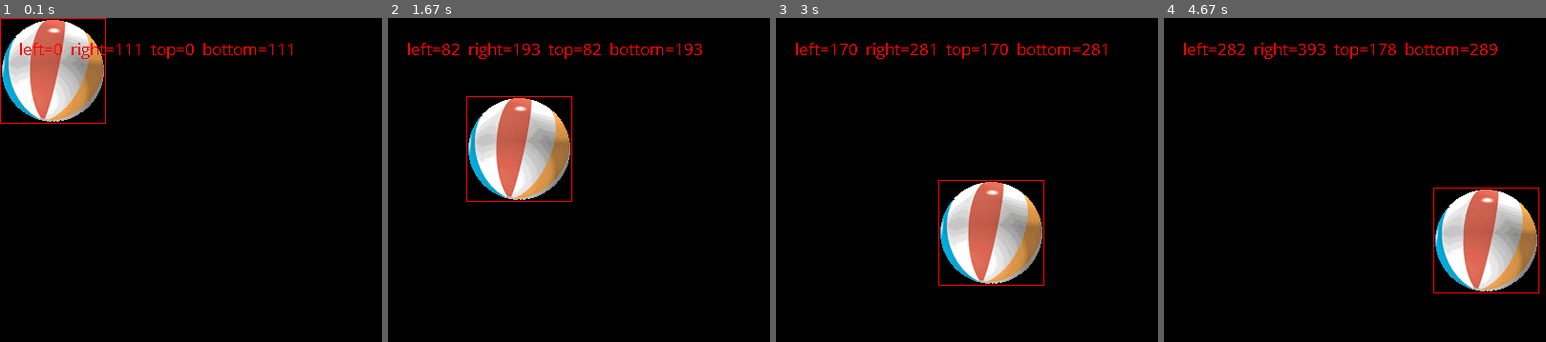
Above: before the commit, frames 1-4 (left to right).
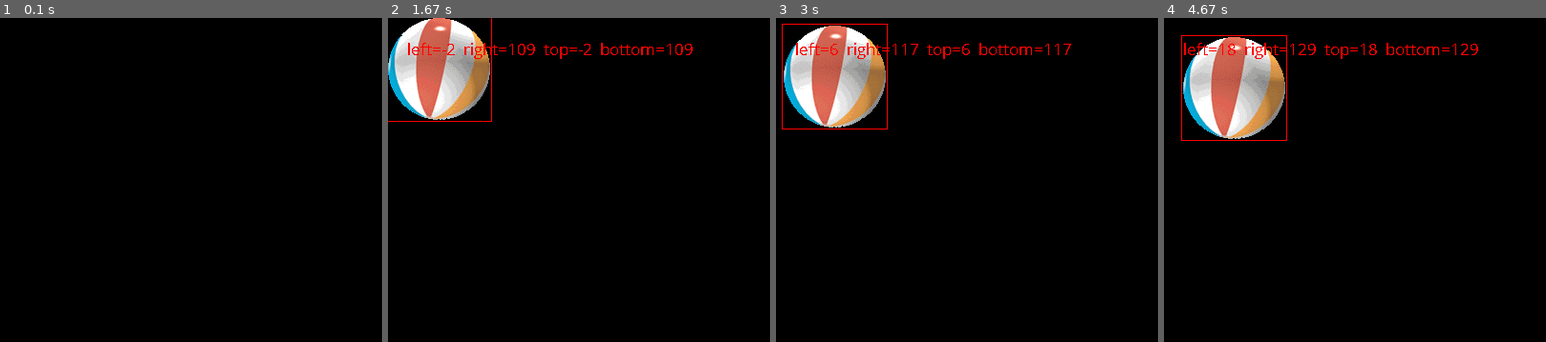
Above: after the commit, the same moments.

Repository: user-ic/pygame-stuff
Game: pygame game, started from samples/sample1.py
The game is run twice, just before and just after one commit, with the same random seed, the same clock (stepped at 60 frames per second) and the same inputs.
Inputs:
- Up to frame 1 (0.1 s): no input
- Up to frame 2 (1.67 s): hold R 0.33-0.8 s
- Up to frame 3 (3 s): no input
- Up to frame 4 (4.67 s): no input

The runs differ from the first frame. In frame 1, 7.2% of the frame differs, in the area x 0-77%, y 0-33%; in frame 2, 14%; in frame 3, 14%; in frame 4, 14%, in the area x 4-99%, y 5-85%.

Commit message:
chore(organize directory)

Diff:
--- a/sample0.py
+++ b/samples/sample0.py
@@ -7,7 +7,7 @@
 
 screen = pygame.display.set_mode(size)
 
-ball = pygame.image.load("intro_ball.gif")
+ball = pygame.image.load("assets\intro_ball.gif")
 ballrect = ball.get_rect()
 
 while True:
--- a/sample2.py
+++ b/samples/sample1.py
@@ -1,9 +1,7 @@
 import sys
 import pygame
 
-'''
-    stop\start movement
-'''
+
 
 
 def main():
@@ -19,11 +17,10 @@
 
     screen = pygame.display.set_mode(size)
 
-    ball = pygame.image.load("intro_ball.gif")
+    ball = pygame.image.load("assets\intro_ball.gif")
     ballrect = ball.get_rect()
 
     color = (255,0,0)
-    moveBall = False
 
     while True:
 
@@ -31,20 +28,22 @@
 
             if event.type == pygame.QUIT or (event.type == pygame.KEYDOWN and event.key == ord ( "q" )):
                 sys.exit()
+            # elif event.type == pygame.KEYDOWN and event.key == ord ( "w" ):
+            #     speed[1] = -speed[1]
+            # elif event.type == pygame.KEYDOWN and event.key == ord ( "a" ):
+            #     speed[1] = -speed[1]
+            # elif event.type == pygame.KEYDOWN and event.key == ord ( "s" ):
+            #     speed[1] = -speed[1]
+            # elif event.type == pygame.KEYDOWN and event.key == ord ( "d" ):
+            #     speed[1] = -speed[1]
             elif event.type == pygame.KEYDOWN and event.key == ord ( "r" ):
-                moveBall = True
                 speed[0] = -speed[0]
                 speed[1] = -speed[1]
                 break
-            elif event.type == pygame.KEYDOWN and event.key == ord ( "o" ):
-                moveBall = True
-                break
-            elif event.type == pygame.KEYDOWN and event.key == ord ( "p" ):
-                moveBall = False
-                break
 
-        if moveBall:
-            ballrect = ballrect.move(speed)
+
+        ballrect = ballrect.move(speed)
+
 
         # left right move in relation to x
         # top bottom move in relation to y
@@ -55,7 +54,7 @@
             speed[1] = -speed[1]
 
 
-        pygame.time.wait(30)
+        pygame.time.wait(300)
 
         screen.fill(black)
         screen.blit(ball, ballrect)
--- a/sample1.py
+++ b/samples/sample2.py
@@ -1,7 +1,9 @@
 import sys
 import pygame
 
-
+'''
+    stop\start movement
+'''
 
 
 def main():
@@ -17,10 +19,11 @@
 
     screen = pygame.display.set_mode(size)
 
-    ball = pygame.image.load("intro_ball.gif")
+    ball = pygame.image.load("assets\intro_ball.gif")
     ballrect = ball.get_rect()
 
     color = (255,0,0)
+    moveBall = False
 
     while True:
 
@@ -28,22 +31,20 @@
 
             if event.type == pygame.QUIT or (event.type == pygame.KEYDOWN and event.key == ord ( "q" )):
                 sys.exit()
-            # elif event.type == pygame.KEYDOWN and event.key == ord ( "w" ):
-            #     speed[1] = -speed[1]
-            # elif event.type == pygame.KEYDOWN and event.key == ord ( "a" ):
-            #     speed[1] = -speed[1]
-            # elif event.type == pygame.KEYDOWN and event.key == ord ( "s" ):
-            #     speed[1] = -speed[1]
-            # elif event.type == pygame.KEYDOWN and event.key == ord ( "d" ):
-            #     speed[1] = -speed[1]
             elif event.type == pygame.KEYDOWN and event.key == ord ( "r" ):
+                moveBall = True
                 speed[0] = -speed[0]
                 speed[1] = -speed[1]
                 break
+            elif event.type == pygame.KEYDOWN and event.key == ord ( "o" ):
+                moveBall = True
+                break
+            elif event.type == pygame.KEYDOWN and event.key == ord ( "p" ):
+                moveBall = False
+                break
 
-
-        ballrect = ballrect.move(speed)
-
+        if moveBall:
+            ballrect = ballrect.move(speed)
 
         # left right move in relation to x
         # top bottom move in relation to y
@@ -54,7 +55,7 @@
             speed[1] = -speed[1]
 
 
-        pygame.time.wait(300)
+        pygame.time.wait(30)
 
         screen.fill(black)
         screen.blit(ball, ballrect)
--- a/sample3.py
+++ b/samples/sample3.py
@@ -19,7 +19,7 @@
 
     screen = pygame.display.set_mode(size)
 
-    ball = pygame.image.load("intro_ball.gif")
+    ball = pygame.image.load("assets\intro_ball.gif")
     ballrect = ball.get_rect()
 
     color = (255,0,0)
--- a/sample4.py
+++ b/samples/sample4.py
@@ -18,7 +18,7 @@
 
     screen = pygame.display.set_mode(size)
 
-    ball = pygame.image.load("intro_ball.gif")
+    ball = pygame.image.load("assets\intro_ball.gif")
     ballrect = ball.get_rect()
 
     color = (255,0,0)
--- /dev/null
+++ b/samples/sample7.py
@@ -0,0 +1 @@
+# make sample6 into oop -> class Player
Not shown, changed: README.md
Renamed: assets/background.png -> samples/assets/background.png
Renamed: intro_ball.gif -> samples/assets/intro_ball.gif
Renamed: assets/mario_jumping.png -> samples/assets/mario_jumping.png
Renamed: assets/mario_standing.png -> samples/assets/mario_standing.png
Renamed: sample5.py -> samples/sample5.py
Renamed: sample6.py -> samples/sample6.py
